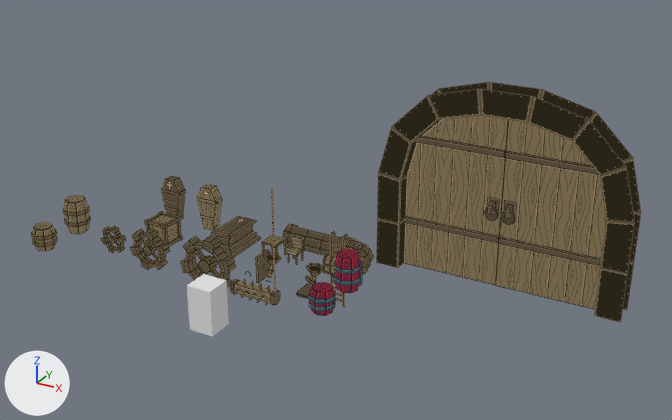
One commit to the Blender file Assets/_VanHelsingVR/Art/Blender/Props/Graveyard/Graveyard.blend: the scene before it, then after it.
Rendered twice from a 50 mm camera at (21.1, -24.4, 17.5) aimed at (5.6, 3.8, 3.3). The axes (+X, +Y, +Z) are drawn at lower left. The lights are the same throughout. The picture after the commit comes second. The same objects are shown in both versions, whatever each file hides.

The first picture shows 'Barrel', 'BigSteam', 'Box', 'Cover.001', 'Door.001', 'Door.003', 'ExplosiveBarrel', 'Ladder', 'MiddleSteam', 'MiniExplosiveBarrel', 'Reference', 'Tronco', 'beam.001' and 21 more.
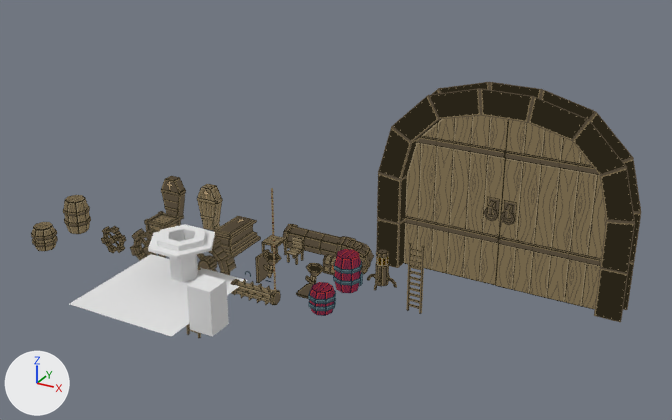
Commit message: Final Graveyard

What changed in the scene script:
```text
Add me_cylinder_023:
    me_cylinder_023.from_pydata(...)  # 48 vertices, 46 faces; spans x -0.25..0.25, y -0.516..0.016, z -0.016..0.109
    me_cylinder_023.polygons.foreach_set('use_smooth', [True] * 46)
    me_cylinder_023.materials.append(mat_material)
Add me_cylinder_024:
    me_cylinder_024.from_pydata(...)  # 16 vertices, 8 faces; spans x -0.219..0.219, y -0.219..0.219, z 0.875..1.25
    me_cylinder_024.polygons.foreach_set('use_smooth', [True] * 8)
    me_cylinder_024.materials.append(mat_material)
Add me_cylinder_016:
    me_cylinder_016.from_pydata(...)  # 236 vertices, 251 faces; spans x -0.406..0.906, y -0.656..0.656, z 0.0..1.313
    me_cylinder_016.polygons.foreach_set('use_smooth', [True] * 251)
    me_cylinder_016.materials.append(mat_material)
Add me_cylinder_012:
    me_cylinder_012.from_pydata(...)  # 354 vertices, 364 faces; spans x -0.34..0.34, y -0.06..0.06, z -1.5..1.5
    me_cylinder_012.polygons.foreach_set('use_smooth', [True] * 364)
    me_cylinder_012.materials.append(mat_material)
Add me_cube_036:
    me_cube_036.from_pydata(...)  # 62 vertices, 54 faces; spans x -2.41..2.41, y -2.44..2.72, z 0.19..1.97
Change ob_ladder:
    ob_ladder.location: (5.0, 5.0, 0.0) -> (0.0, 1.81, -1.25)
Add ob_capsulelid:
    ob_capsulelid = bpy.data.objects.new('CapsuleLid', me_cylinder_023)
    ob_capsulelid.location = (7.0, 5.27, 1.3)
Add ob_capsuleglass:
    ob_capsuleglass = bpy.data.objects.new('CapsuleGlass', me_cylinder_024)
    ob_capsuleglass.location = (7.0, 5.0, 0.0)
Add ob_capsule:
    ob_capsule = bpy.data.objects.new('Capsule', me_cylinder_016)
    ob_capsule.location = (6.75, 5.0, 0.0)
Add ob_ladder_001:
    ob_ladder_001 = bpy.data.objects.new('Ladder.001', me_cylinder_012)
    ob_ladder_001.location = (8.0, 6.0, 0.0)
Add ob_cube_002:
    ob_cube_002 = bpy.data.objects.new('Cube.002', me_cube_036)
    ob_cube_002.location = (0.0, 0.0, 0.0)
```

Changed parts and their boxes [x1, y1, x2, y2] in the pictures (672 x 420 px):
'Cube.002', added
    after: [70, 224, 247, 336]
'Ladder.001', added (brown)
    after: [406, 243, 425, 314]
'Capsule', added
    after: [367, 254, 397, 290]
'Ladder', moved (mostly hidden afterwards)
    before: [330, 231, 348, 307]
    after: [186, 266, 201, 338]
'CapsuleGlass', added
    after: [376, 256, 389, 266]
'CapsuleLid', added
    after: [376, 249, 389, 257]
